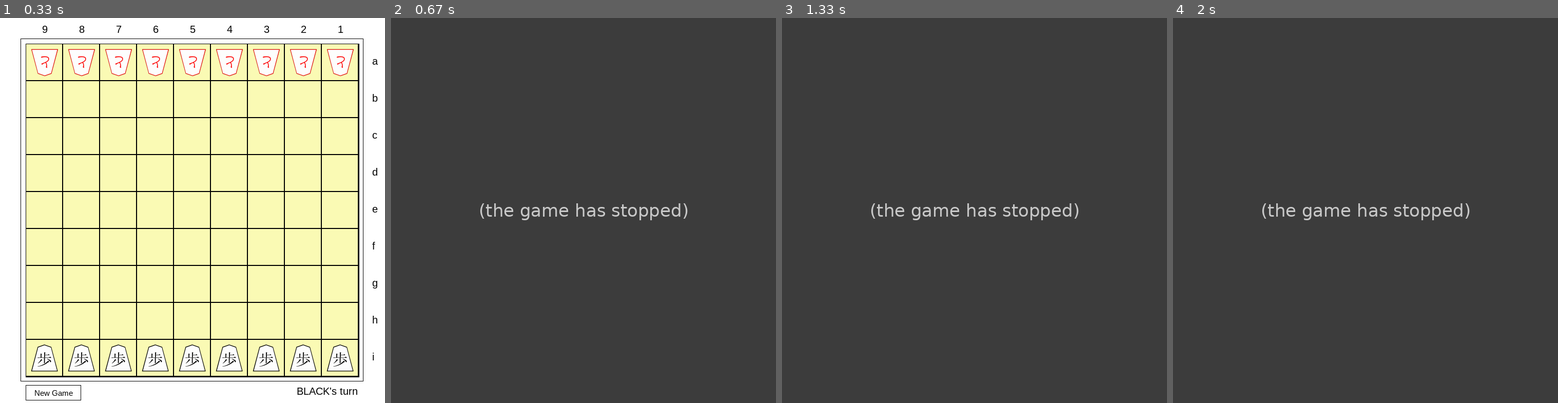
Above: before the commit, frames 1-4 (left to right).
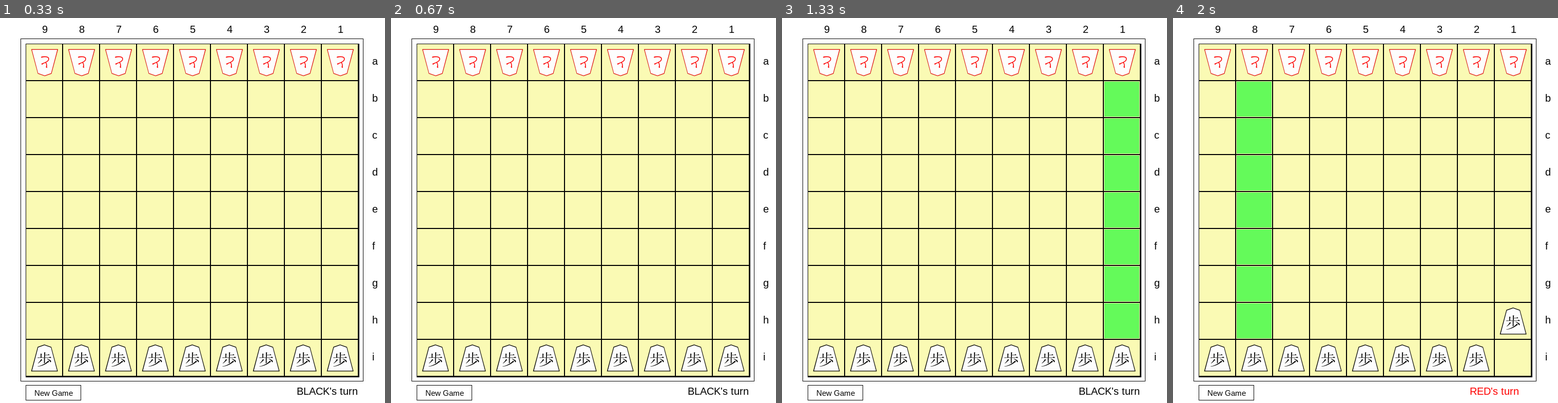
Above: after the commit, the same moments.

Repository: mark-hager/Hasami-Shogi
Game: pygame game, started from game.py
Same seed, same stepped clock (60 frames per second), same inputs: the game is played once before the commit and once after it.
Inputs (mouse positions are in pixels of both pictures, inside the frame that each line leads up to):
- Up to frame 1 (0.33 s): no input
- Up to frame 2 (0.67 s): press the mouse at (444, 391) at 0.37 s; move the mouse to (452, 272) at 0.47 s; release the mouse at (464, 152) at 0.6 s
- Up to frame 3 (1.33 s): click (1116, 345) at 0.72 s
- Up to frame 4 (2 s): click (1511, 310) at 1.55 s; click (1238, 68) at 1.88 s

Frame 1 is identical in both runs. In frame 2, 100% of the frame differs, in the area x 0-100%, y 0-100%; in frame 3, 100%; in frame 4, 100%.
Error before the commit: NameError: name 'mouse_up' is not defined (game.py line 334); the game stopped at 0.6 s (later frames are placeholders)

Commit message:
corrected new game button error

Diff:
--- a/game.py
+++ b/game.py
@@ -329,7 +329,7 @@
                 # next check if reset button clicked - only time we care about mouse up
                 # helps debounce and prevent accidental clicks
                 if self.event.type == pygame.MOUSEBUTTONUP:
-
+                    mouse_up = pygame.mouse.get_pos()
                     # ensure reset button was both clicked and released
                     if self.graphics.button_press(mouse_pos) and self.graphics.button_press(mouse_up):
                         self.reset_game_state()
